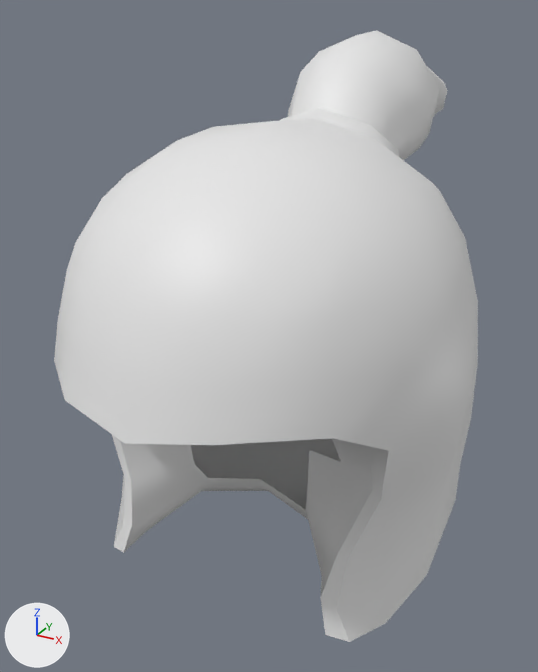
What one commit did to the FBX model SlashParryBlock/Assets/Art Assets/Knight/Static helmets/helmet1_vr2.fbx.
Both versions are drawn from a 50 mm camera at (0.407, -0.734, 1.662) aimed at (-0.058, 0.113, 1.238). Every picture has the same lights, and +X, +Y and +Z are marked at lower left. Materials are left out; every surface is plain grey. Where no turn or scale is listed for an object, it has been applied to the vertices.

Names of what the first picture shows: 'knight_body_LP:Knight_LPHelm_LPhelmet_LP', 'knight_body_LP:Knight_LPhelmet_LPPlumage_LP'.
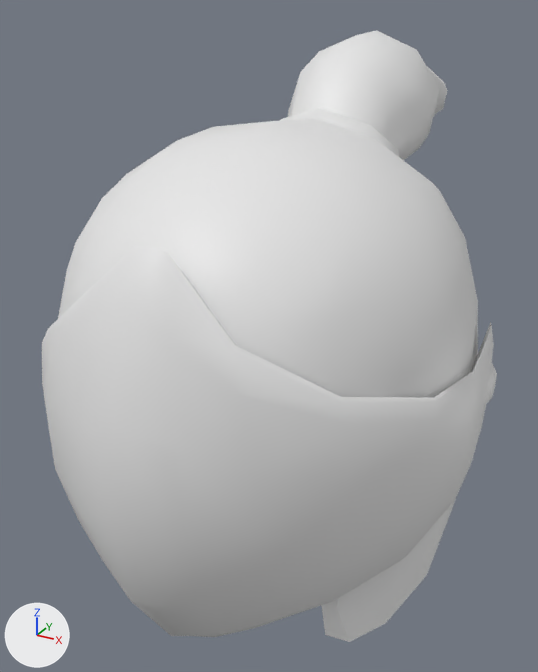
Where the change shows, as pixel boxes [x1, y1, x2, y2] in the pictures (538 x 672 px):
'knight_body_LP:Knight_LPhelmet_LPVisor_LP', added: after [42, 246, 497, 637]

Diff of the bpy script that builds the scene:
```diff
--- a/SlashParryBlock/Assets/Art Assets/Knight/Static helmets/helmet1_vr2.fbx.py
+++ b/SlashParryBlock/Assets/Art Assets/Knight/Static helmets/helmet1_vr2.fbx.py
@@ me_mesh_1 @@
+me_mesh_1.from_pydata(...)  # 217 vertices, 215 faces; spans x -0.268..0.268, y -0.309..0.114, z 0.973..1.466
@@ ob_knight_body_lp_knight_lphelmet_lpvisor_lp @@
+ob_knight_body_lp_knight_lphelmet_lpvisor_lp = bpy.data.objects.new('knight_body_LP:Knight_LPhelmet_LPVisor_LP', me_mesh_1)
+ob_knight_body_lp_knight_lphelmet_lpvisor_lp.location = (0.0, 0.0, 0.0)
```
